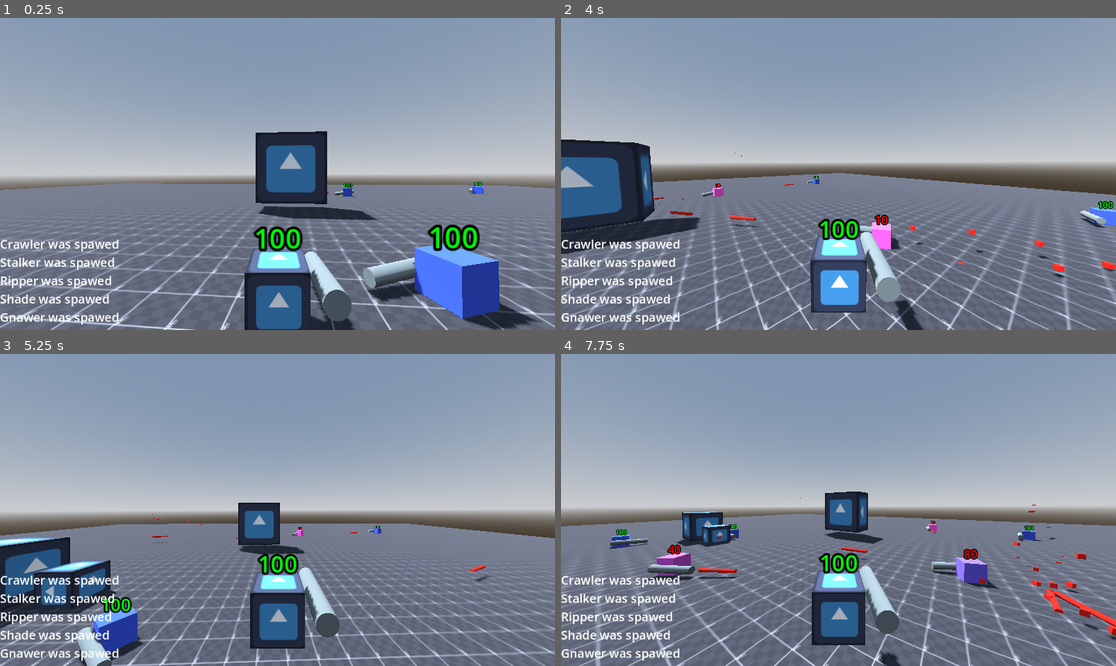
Above: before the commit, frames 1-4 (two rows, left to right).
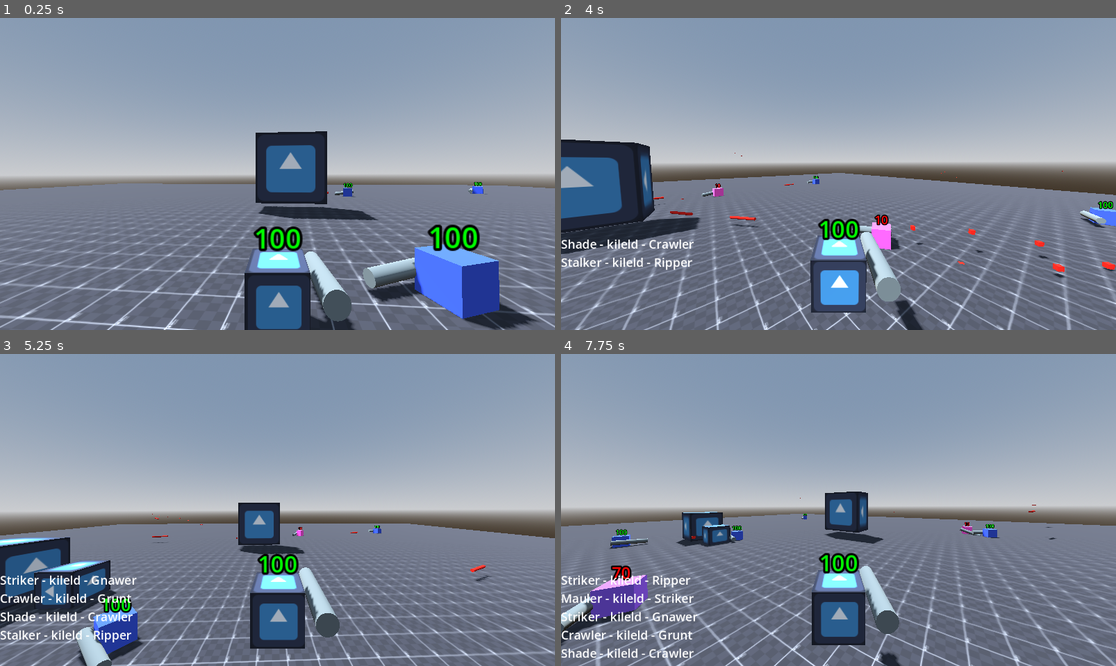
Above: after the commit, the same moments.

Repository: MukumovMuhammad/Simple_3D_Cube_shooter-
Game: Godot game, scene res://Scenes/test_platform.tscn
Same seed, same stepped clock (60 frames per second), same inputs: the game is played once before the commit and once after it. The engine's default icon, where the game draws it, is replaced by a stand-in: a white triangle on a blue panel in a dark square.
Inputs (mouse positions are in pixels of both pictures, inside the frame that each line leads up to):
- Up to frame 1 (0.25 s): no input
- Up to frame 2 (4 s): tap Enter (ui_accept) at 0.5, 0.77, 1.52, 3.02, 3.77 s; move the mouse to (866, 174) at 0.52 s; hold D (right) 0.53-1.28 s; tap S (bk) at 0.6, 2.85 s; move the mouse to (810, 174) at 1.27 s; hold A (left) 1.28-2.03 s; tap W (fd) at 1.35, 3.6 s; move the mouse to (849, 167) at 2.02 s; press the mouse at (849, 167) at 2.03 s; hold D (right) 2.03-3.53 s; move the mouse to (832, 180) at 2.77 s; release the mouse at (832, 180) at 2.78 s; move the mouse to (877, 177) at 3.52 s; hold A (left) from 3.53 s (still down)
- Up to frame 3 (5.25 s): keep holding A (left); move the mouse to (233, 506) at 4.27 s; click (233, 506) at 4.35 s; tap Enter (ui_accept) at 4.52 s; move the mouse to (283, 510) at 5.02 s; tap S (bk) at 5.1 s
- Up to frame 4 (7.75 s): move the mouse to (816, 503) at 5.77 s; release A (left) at 5.78 s; hold D (right) from 5.78 s (still down); tap W (fd) at 5.85 s; tap Enter (ui_accept) at 6.02, 6.77, 7.52 s; move the mouse to (866, 510) at 6.52 s; press the mouse at (866, 510) at 6.53 s; move the mouse to (810, 510) at 7.27 s; release the mouse at (810, 510) at 7.28 s; tap S (bk) at 7.35 s

The runs differ from the first frame. In frame 1, 1.4% of the frame differs, in the area x 0-22%, y 70-99%; in frame 2, 1.5%; in frame 3, 1.8%; in frame 4, 5.6%, in the area x 0-100%, y 50-99%.

Commit message:
Fixed the bug where enemy spawns several times, and add is_dead variable to fix another death bug

Diff:
--- a/Scripts/Cube.gd
+++ b/Scripts/Cube.gd
@@ -3,6 +3,8 @@
 
 signal died(Name, Killer_name, g_position)
 
+
+var is_dead : bool = false
 var hp := 100
 @export var Cube_health_label: Label3D
 @export var speed := 5.0
@@ -15,6 +17,7 @@
 
 func inner_Cube_ready() -> void:
 	# Each cube gets its own material copy
+	is_dead = false
 	mesh.set_surface_override_material(0, mesh.get_active_material(0).duplicate())
 	if Cube_health_label:
 		Cube_health_label.text = str(hp)
@@ -37,6 +40,8 @@
 
 
 func take_damage(amount: int, who: String) -> void:
+	if is_dead:
+		return
 	hp -= amount
 	if Cube_health_label:
 		Cube_health_label.text = str(hp)
@@ -48,4 +53,5 @@
 		mat.albedo_color += Color(0.1, 0, 0)
 
 func die(who: String) -> void:
+	is_dead = true
 	emit_signal("died", self, who, global_position)
--- a/Scripts/game_manager.gd
+++ b/Scripts/game_manager.gd
@@ -48,25 +48,34 @@
 		instance_of_enemy.global_position = Vector3(randi_range(-30,30), 1, randi_range(-30,30))
 		instance_of_enemy.died.connect(on_enemy_died)
 		navigation_region_3d.add_child(instance_of_enemy)
-		player.write_info(enemy_names[i] + " was spawed")
+		#player.write_info(enemy_names[i] + " was spawed")
 
 
 func on_enemy_died(enemy: Cube, by_who, g_position):
 	player.write_info(by_who + " - kileld - " + enemy.name)
+	var enemy_name : String = enemy.name
 	enemy.queue_free()
 	await get_tree().create_timer(randf_range(1,3)).timeout
 	var instance_of_enemy : Cube = ENEMIES.instantiate()
+	instance_of_enemy.died.connect(on_enemy_died)
+	instance_of_enemy.name = enemy_name
 	instance_of_enemy.global_position = Vector3(randi_range(-30,30), 1, randi_range(-30,30))
 	navigation_region_3d.add_child(instance_of_enemy)
-	player.write_info("Enemy was spawed")
+	#player.write_info("Enemy was spawed")
 
 
 
 func _on_player_died(Name: Cube, Killer_name: String, g_position: Vector3) -> void:
 	player.write_info("You was killed by " + Killer_name)
 	player.visible = false
+	player.set_process(false)
+	player.set_physics_process(false)
 	await get_tree().create_timer(randf_range(1,3)).timeout
 	player.global_position = Vector3(randi_range(-30,30), 1, randi_range(-30,30))
 	player.hp = 100
+	player.take_damage(0," ")
 	player.visible = true
-	player.write_info("Player has been respawed!")
+	player.set_process(true)
+	player.set_physics_process(true)
+	player.inner_Cube_ready()
+	#player.write_info("Player has been respawed!")
--- a/Scripts/hud.gd
+++ b/Scripts/hud.gd
@@ -3,9 +3,10 @@
 @onready var info_label: Label = $Label
 
 func write_to_log(info: String):
-	logs.insert(0, info)
-	var text = ""
-	for i in logs:
-		text = str(i) + "\n" +  text
-
-	info_label.text = text
+	info_label.text = info + "\n" + info_label.text
+	#logs.append(info)
+	#var text = ""
+	#for i in range(clamp(logs.size(), 0,5) -1 ,-1, -1):
+		#text += logs[i] + "\n"
+	#
+	#info_label.text = text
